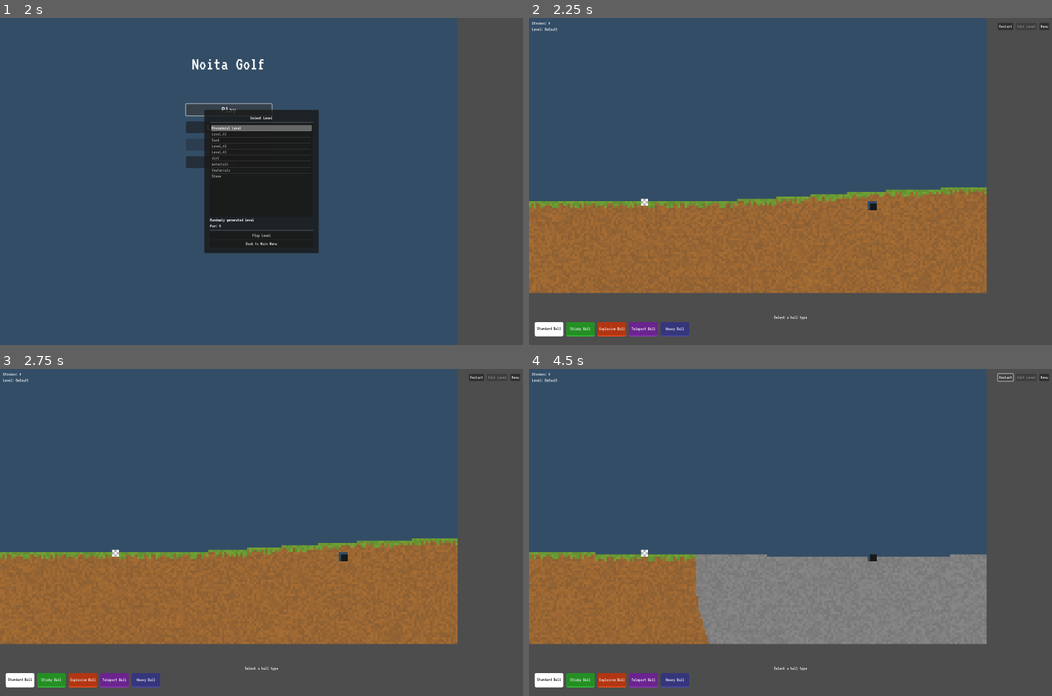
Above: before the commit, frames 1-4 (two rows, left to right).
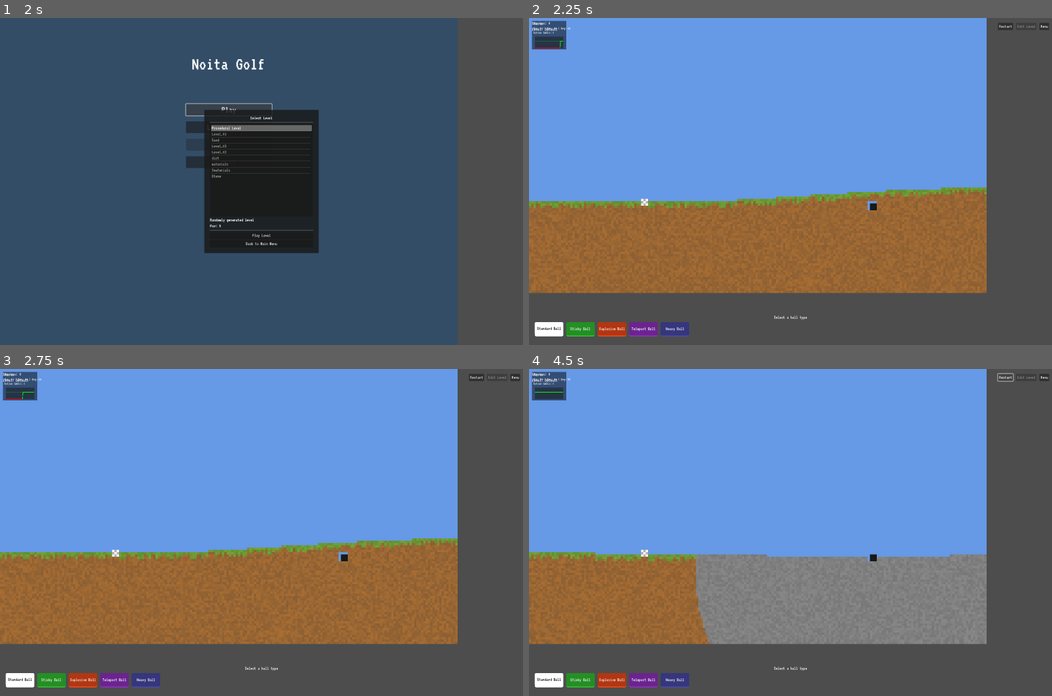
Above: after the commit, the same moments.

Repository: josefzachar/golf-game
Game: Godot game, scene res://assets/scenes/MainMenu.tscn
Same seed, same stepped clock (60 frames per second), same inputs: the game is played once before the commit and once after it.
Inputs:
- Up to frame 1 (2 s): click "Play" at 0.5 s; click "Play" at 1.25 s
- Up to frame 2 (2.25 s): click "Play Level" at 2 s
- Up to frame 3 (2.75 s): no input
- Up to frame 4 (4.5 s): click "Restart" at 2.75 s; click "Restart" at 3.5 s; click "Restart" at 4.25 s

Frame 1 is identical in both runs. In frame 2, 47% of the frame differs, in the area x 0-88%, y 0-59%; in frame 3, 47%; in frame 4, 50%, in the area x 0-88%, y 0-84%.

Commit message:
Performance improvements

Diff:
--- a/assets/scenes/Main.tscn
+++ b/assets/scenes/Main.tscn
@@ -1,9 +1,10 @@
-[gd_scene load_steps=5 format=3 uid="uid://cvich1hbmi5qo"]
+[gd_scene load_steps=6 format=3 uid="uid://cvich1hbmi5qo"]
 
 [ext_resource type="Script" path="res://assets/scripts/Main.gd" id="1"]
 [ext_resource type="Script" path="res://assets/scripts/SandSimulation.gd" id="2"]
 [ext_resource type="Script" path="res://assets/scripts/Ball.gd" id="3"]
 [ext_resource type="Script" path="res://assets/scripts/LevelInit.gd" id="4_deoru"]
+[ext_resource type="Script" path="res://assets/scripts/FPSCounter.gd" id="5_fpscounter"]
 
 [node name="Main" type="Node2D"]
 script = ExtResource("1")
@@ -16,3 +17,7 @@
 
 [node name="LevelInit" type="Node2D" parent="."]
 script = ExtResource("4_deoru")
+
+[node name="FPSCounter" type="Node2D" parent="."]
+z_index = 100
+script = ExtResource("5_fpscounter")
--- a/assets/scripts/Ball.gd
+++ b/assets/scripts/Ball.gd
@@ -7,6 +7,7 @@
 var ball_velocity = Vector2.ZERO
 var sand_simulation = null
 var main_node = null
+var current_grid_pos = Vector2(-1, -1)  # Track current grid position for efficient updates
 
 # References to component scripts
 var physics_handler = null
@@ -154,15 +155,14 @@
 	update_ball_in_grid()
 	print("Ball starting position set to: ", position)
 
+# Optimized ball position tracking
 func update_ball_in_grid():
 	if not sand_simulation:
 		return
 
-	# Clear any existing ball from the grid - more thorough approach
-	for x in range(Constants.GRID_WIDTH):
-		for y in range(Constants.GRID_HEIGHT):
-			if sand_simulation.get_cell(x, y) == Constants.CellType.BALL:
-				sand_simulation.set_cell(x, y, Constants.CellType.EMPTY)
+	# Clear previous ball position if valid
+	if current_grid_pos.x >= 0 and current_grid_pos.y >= 0 and current_grid_pos.x < Constants.GRID_WIDTH and current_grid_pos.y < Constants.GRID_HEIGHT:
+		sand_simulation.set_cell(current_grid_pos.x, current_grid_pos.y, Constants.CellType.EMPTY)
 
 	# Set the ball's position in the grid (only a single cell)
 	var x = int(ball_position.x)
@@ -171,6 +171,9 @@
 	# Only set the ball cell if it's within bounds
 	if x >= 0 and x < Constants.GRID_WIDTH and y >= 0 and y < Constants.GRID_HEIGHT:
 		sand_simulation.set_cell(x, y, Constants.CellType.BALL)
+		current_grid_pos = Vector2(x, y)
+	else:
+		current_grid_pos = Vector2(-1, -1)
 
 # Function to switch ball type
 func switch_ball_type(new_type):
--- a/assets/scripts/BallCollisionPhysics.gd
+++ b/assets/scripts/BallCollisionPhysics.gd
@@ -140,18 +140,8 @@
 	# Update the ball position here and exit
 	ball.ball_position = new_ball_position
 
-	# Place ball at new position - only if within bounds
-	var x = int(ball.ball_position.x)
-	var y = int(ball.ball_position.y)
-	if x >= 0 and x < Constants.GRID_WIDTH and y >= 0 and y < Constants.GRID_HEIGHT:
-		# First clear any existing ball cells to prevent duplicates
-		for cx in range(Constants.GRID_WIDTH):
-			for cy in range(Constants.GRID_HEIGHT):
-				if ball.sand_simulation.get_cell(cx, cy) == Constants.CellType.BALL:
-					ball.sand_simulation.set_cell(cx, cy, Constants.CellType.EMPTY)
-
-		# Now set the new ball position
-		ball.sand_simulation.set_cell(x, y, Constants.CellType.BALL)
+	# Update the ball's position in the grid using the optimized method
+	ball.update_ball_in_grid()
 
 func handle_boundary_collisions(new_ball_position):
 	var bounced = false
@@ -434,11 +424,8 @@
 			if dir.y < 0:
 				ball.ball_velocity.y = -ball.ball_velocity.y * dir_bounce_factor * bounce_multiplier
 
-	# Update position
-	# Place ball at new position
-	var x = int(ball.ball_position.x)
-	var y = int(ball.ball_position.y)
-	ball.sand_simulation.set_cell(x, y, Constants.CellType.BALL)
+	# Update ball position in grid
+	ball.update_ball_in_grid()
 
 # Universal handler for granular materials (sand, dirt, etc.)
 func handle_granular_direction_collision(check_pos, dir, dir_bounce_factor, cell_properties, create_crater):
--- a/assets/scripts/BallPhysics.gd
+++ b/assets/scripts/BallPhysics.gd
@@ -25,12 +25,6 @@
 	if ball.main_node and ball.main_node.has_method("get") and ball.main_node.get("game_won"):
 		return
 
-	# Clear ALL ball cells from the grid to prevent leftovers
-	for x in range(Constants.GRID_WIDTH):
-		for y in range(Constants.GRID_HEIGHT):
-			if ball.sand_simulation.get_cell(x, y) == Constants.CellType.BALL:
-				ball.sand_simulation.set_cell(x, y, Constants.CellType.EMPTY)
-
 	# EXTREMELY AGGRESSIVE STONE DETECTION - Delegate to surface physics
 	if surface_physics.handle_stone_detection():
 		return
@@ -51,8 +45,5 @@
 		# Delegate to collision physics
 		collision_physics.calculate_new_position()
 
-	# Place ball at new position - only if within bounds
-	x = int(ball.ball_position.x)
-	y = int(ball.ball_position.y)
-	if x >= 0 and x < Constants.GRID_WIDTH and y >= 0 and y < Constants.GRID_HEIGHT:
-		ball.sand_simulation.set_cell(x, y, Constants.CellType.BALL)
+	# Update the ball's position in the grid using the optimized method
+	ball.update_ball_in_grid()
--- a/assets/scripts/BallSurfacePhysics.gd
+++ b/assets/scripts/BallSurfacePhysics.gd
@@ -29,10 +29,8 @@
 		# Always set to very low velocity instead of zero to allow shooting
 		ball.ball_velocity = Vector2(0, 0.01)  # Very tiny velocity to allow shooting
 
-		# Place ball at this position and exit immediately
-		var x = int(ball.ball_position.x)
-		var y = int(ball.ball_position.y)
-		ball.sand_simulation.set_cell(x, y, Constants.CellType.BALL)
+		# Update ball position in grid and exit immediately
+		ball.update_ball_in_grid()
 		return true  # Exit physics update - no more calculations needed
 
 	# DIRT DETECTION - similar to stone but allowing for rolling
@@ -70,10 +68,8 @@
 			if ball.ball_velocity.length() < 0.1:
 				ball.ball_velocity = Vector2.ZERO
 
-		# Place ball at this position and continue with physics
-		var x = int(ball.ball_position.x)
-		var y = int(ball.ball_position.y)
-		ball.sand_simulation.set_cell(x, y, Constants.CellType.BALL)
+		# Update ball position in grid and continue with physics
+		ball.update_ball_in_grid()
 		# We don't return here, allowing the physics to continue
 
 	return false  # Continue with normal physics
@@ -137,10 +133,8 @@
 			if ball.ball_velocity.length() < 0.2:
 				ball.ball_velocity = Vector2.ZERO
 
-				# Place ball at position and exit physics update
-				var x = int(ball.ball_position.x)
-				var y = int(ball.ball_position.y)
-				ball.sand_simulation.set_cell(x, y, Constants.CellType.BALL)
+				# Update ball position in grid and exit physics update
+				ball.update_ball_in_grid()
 				return true  # Exit physics update since we're resting on stone
 
 	return false
--- /dev/null
+++ b/assets/scripts/FPSCounter.gd
@@ -0,0 +1,107 @@
+extends Node2D
+
+# FPS tracking variables
+var current_fps = 0
+var min_fps = 1000
+var max_fps = 0
+var avg_fps = 0
+var fps_samples = []
+var max_samples = 60  # 1 second of samples at 60 FPS
+
+# Active cell tracking
+var active_cell_count = 0
+var sand_simulation = null
+
+# Graph variables
+var graph_width = 100
+var graph_height = 40
+var graph_data = []
+var target_fps = 60
+
+# Font for drawing text
+var font = null
+
+func _ready():
+	# Initialize graph data
+	for i in range(graph_width):
+		graph_data.append(0)
+
+	# Find the sand simulation node
+	var main = get_parent()
+	if main.has_node("SandSimulation"):
+		sand_simulation = main.get_node("SandSimulation")
+
+	# Get default font
+	font = ThemeDB.fallback_font
+
+func _process(delta):
+	# Update FPS
+	current_fps = Engine.get_frames_per_second()
+
+	# Update min/max FPS
+	if current_fps < min_fps:
+		min_fps = current_fps
+	if current_fps > max_fps:
+		max_fps = current_fps
+
+	# Update average FPS
+	fps_samples.append(current_fps)
+	if fps_samples.size() > max_samples:
+		fps_samples.remove_at(0)
+
+	var total = 0
+	for sample in fps_samples:
+		total += sample
+	avg_fps = total / fps_samples.size()
+
+	# Update graph data
+	graph_data.append(current_fps)
+	if graph_data.size() > graph_width:
+		graph_data.remove_at(0)
+
+	# Update active cell count
+	active_cell_count = 0  # We don't have active cell tracking anymore
+
+	# Redraw
+	queue_redraw()
+
+func _draw():
+	# Draw background
+	var bg_color = Color(0, 0, 0, 0.5)
+	draw_rect(Rect2(10, 10, graph_width + 20, graph_height + 60), bg_color, true)
+
+	# Draw FPS text
+	var text_color = Color(1, 1, 1)
+	var font_size = 12
+
+	# Use draw_string_outline for Godot 4.x
+	draw_string(font, Vector2(15, 25), "FPS: " + str(current_fps), HORIZONTAL_ALIGNMENT_LEFT, -1, font_size, text_color)
+	draw_string(font, Vector2(15, 40), "Min: " + str(min_fps) + " | Max: " + str(max_fps) + " | Avg: " + str(int(avg_fps)), HORIZONTAL_ALIGNMENT_LEFT, -1, font_size, text_color)
+	draw_string(font, Vector2(15, 55), "Active Cells: " + str(active_cell_count), HORIZONTAL_ALIGNMENT_LEFT, -1, font_size, text_color)
+
+	# Draw graph
+	var graph_bg_color = Color(0.1, 0.1, 0.1, 0.5)
+	draw_rect(Rect2(20, 65, graph_width, graph_height), graph_bg_color, true)
+
+	# Draw target FPS line
+	var target_y = 65 + graph_height - (target_fps * graph_height / 100)
+	var target_color = Color(0, 1, 0, 0.5)
+	draw_line(Vector2(20, target_y), Vector2(20 + graph_width, target_y), target_color, 1)
+
+	# Draw FPS graph
+	for i in range(1, graph_data.size()):
+		var x1 = 20 + i - 1
+		var y1 = 65 + graph_height - (graph_data[i-1] * graph_height / 100)
+		var x2 = 20 + i
+		var y2 = 65 + graph_height - (graph_data[i] * graph_height / 100)
+
+		# Color based on FPS (red for low, green for high)
+		var graph_color
+		if graph_data[i] < 30:
+			graph_color = Color(1, 0, 0)  # Red for low FPS
+		elif graph_data[i] < 45:
+			graph_color = Color(1, 1, 0)  # Yellow for medium FPS
+		else:
+			graph_color = Color(0, 1, 0)  # Green for high FPS
+
+		draw_line(Vector2(x1, y1), Vector2(x2, y2), graph_color, 2)
--- a/assets/scripts/SandSimulation.gd
+++ b/assets/scripts/SandSimulation.gd
@@ -11,7 +11,7 @@
 func _ready():
 	# Set up the timer for physics simulation
 	var timer = Timer.new()
-	timer.wait_time = 0.02  # 20 updates per second
+	timer.wait_time = 0.05  # 20 updates per second
 	timer.autostart = true
 	timer.timeout.connect(_on_simulation_update)  # Godot 4.x signal syntax
 	add_child(timer)
@@ -205,13 +205,9 @@
 
 # Universal physics update function that handles all material types
 func update_physics():
-	# Process cells from bottom to top, right to left
-	for y in range(Constants.GRID_HEIGHT - 2, 0, -1):
-		for x in range(Constants.GRID_WIDTH - 1, 0, -1):
-			# Skip out-of-bounds cells
-			if x >= grid.size() or y >= grid[x].size():
-				continue
-
+	# Process all cells in the grid
+	for x in range(grid.size()):
+		for y in range(grid[x].size()):
 			var cell = grid[x][y]
 			var cell_type = cell.type
 
@@ -443,14 +439,19 @@
 
 # Find the top 1-3 cells of dirt for grass rendering (only on exposed dirt)
 func update_top_dirt_cells():
-	# Reset all dirt cells
+	# Process all columns
 	for x in range(Constants.GRID_WIDTH):
+		if x >= grid.size():
+			continue
+
+		# Reset dirt cells in this column
 		for y in range(Constants.GRID_HEIGHT):
-			if x < grid.size() and y < grid[x].size() and grid[x][y].type == Constants.CellType.DIRT:
+			if y >= grid[x].size():
+				continue
+
+			if grid[x][y].type == Constants.CellType.DIRT:
 				grid[x][y].is_top_dirt = false
 
-	# Find the top exposed dirt cells in each column
-	for x in range(Constants.GRID_WIDTH):
 		# Use the column position for consistent randomization
 		var column_seed = x * 1731 + 947
 		var rand_state = RandomNumberGenerator.new()
@@ -464,28 +465,30 @@
 
 		# Scan from top to bottom
 		for y in range(Constants.GRID_HEIGHT):
-			if x < grid.size() and y < grid[x].size():
-				# Current cell is dirt
-				if grid[x][y].type == Constants.CellType.DIRT:
-					# First dirt cell we've found in this column
-					if not found_exposed_dirt:
-						# Check if it's exposed to air (cell above is empty)
-						var is_exposed = false
-						if y > 0 and grid[x][y-1].type == Constants.CellType.EMPTY:
-							is_exposed = true
-
-						# Only start adding grass if this dirt is exposed
-						if is_exposed:
-							found_exposed_dirt = true
-							grid[x][y].is_top_dirt = true
-							grass_cell_count = 1
-					# Subsequent dirt cells after the first exposed one
-					elif found_exposed_dirt and grass_cell_count < max_grass_cells:
+			if y >= grid[x].size():
+				continue
+
+			# Current cell is dirt
+			if grid[x][y].type == Constants.CellType.DIRT:
+				# First dirt cell we've found in this column
+				if not found_exposed_dirt:
+					# Check if it's exposed to air (cell above is empty)
+					var is_exposed = false
+					if y > 0 and grid[x][y-1].type == Constants.CellType.EMPTY:
+						is_exposed = true
+
+					# Only start adding grass if this dirt is exposed
+					if is_exposed:
+						found_exposed_dirt = true
 						grid[x][y].is_top_dirt = true
-						grass_cell_count += 1
-				# If we hit any non-dirt cell after finding exposed dirt, we're done with this column
-				elif found_exposed_dirt:
-					break
+						grass_cell_count = 1
+				# Subsequent dirt cells after the first exposed one
+				elif found_exposed_dirt and grass_cell_count < max_grass_cells:
+					grid[x][y].is_top_dirt = true
+					grass_cell_count += 1
+			# If we hit any non-dirt cell after finding exposed dirt, we're done with this column
+			elif found_exposed_dirt:
+				break
 
 func create_impact_crater(position, radius):
 	# Track affected cells to avoid redundant processing
@@ -585,6 +588,7 @@
 							if new_x >= 0 and new_x < Constants.GRID_WIDTH and new_y >= 0 and new_y < Constants.GRID_HEIGHT and new_x < grid.size() and new_y < grid[new_x].size():
 								if grid[new_x][new_y].type == Constants.CellType.EMPTY:
 									grid[new_x][new_y] = cell_properties
+
 									# Preserve grass state if it was dirt and had grass
 									if is_grass and cell_type == Constants.CellType.DIRT:
 										grid[new_x][new_y].is_top_dirt = true
@@ -696,11 +700,20 @@
 	return hole_position
 
 func _draw():
-	# Draw the grid cells
+	# Draw blue sky background
+	var sky_color = Color(0.4, 0.6, 0.9)  # Light blue for sky
+	draw_rect(Rect2(0, 0, Constants.GRID_WIDTH * Constants.GRID_SIZE, Constants.GRID_HEIGHT * Constants.GRID_SIZE), sky_color, true)
+
+	# Draw the grid cells - only draw non-empty cells for efficiency
 	for x in range(Constants.GRID_WIDTH):
 		for y in range(Constants.GRID_HEIGHT):
 			if x < grid.size() and y < grid[x].size():  # Add bounds check
 				var cell = grid[x][y]
+
+				# Skip empty cells - they're represented by the sky background
+				if cell.type == Constants.CellType.EMPTY:
+					continue
+
 				var rect = Rect2(
 					Vector2(x * Constants.GRID_SIZE, y * Constants.GRID_SIZE),
 					Vector2(Constants.GRID_SIZE, Constants.GRID_SIZE)
